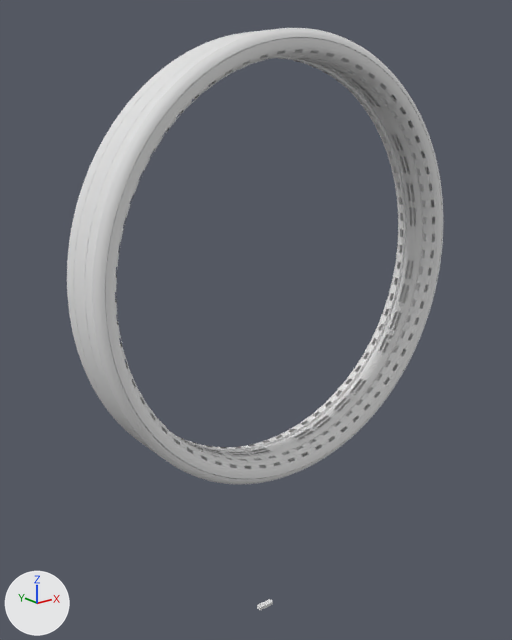
The Blender file assets/blender/comp.blend, before and after one commit.
Rendered twice from a 50 mm lens placed at (-1102.0, -1267.0, 390.0), pointed at (-37.0, 65.0, -142.0). The axes (+X, +Y, +Z) are drawn at lower left. The lights are the same throughout. The same objects are shown in both versions, whatever each file hides.

Before the edit, the objects in view are built like this:
```python
me_cylinder_003 = bpy.data.meshes.new('Cylinder.003')
me_cylinder_003.from_pydata(...)  # 613 vertices, 560 faces; spans x -204.0..0.0, y 25.0..70.0, z -533.0..-441.0
me_cylinder_003.polygons.foreach_set('use_smooth', [True] * 560)
ob_array_rotation = bpy.data.objects.new('array_rotation', None)
ob_array_rotation.location = (0.0, 0.0, 0.0)
ob_array_rotation.rotation_euler = (0.0, 0.785, 0.0)  # degrees (0, 45, 0)
ob_ring_center_segment = bpy.data.objects.new('ring_center_segment', None)
ob_ring_center_segment.location = (0.0, 0.0, -500.0)
ob_ring_center_segment.instance_type = 'COLLECTION'
ob_ring_center_segment.instance_collection = col_ring_center_segment
ob_shell_borders = bpy.data.objects.new('shell_borders', me_cylinder_003)
ob_shell_borders.location = (0.0, 0.0, 0.0)
_m = ob_shell_borders.modifiers.new('Mirror', 'MIRROR')
_m.use_axis = (True, True, False)
_m.use_clip = True
_m = ob_shell_borders.modifiers.new('Array', 'ARRAY')
_m.count = 8
_m.use_relative_offset = False
_m.use_object_offset = True
_m.offset_object = ob_array_rotation
# also in view: 'ring_center_segment.003' at (-337.0, 0.0, 337.0); 'ring_center_segment.007' at (337.0, 0.0, -337.0); 'ring_center_segment.006' at (486.0, 0.0, 0.0); 'ring_center_segment.002' at (-486.0, 0.0, 0.0); 'ring_center_segment.005' at (337.0, 0.0, 337.0)
```
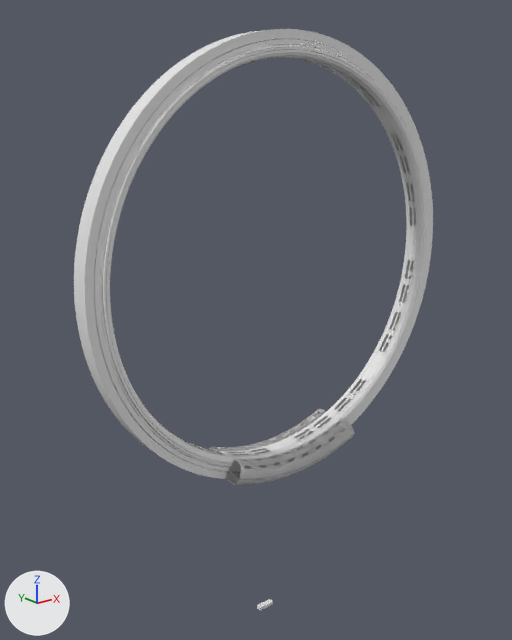
ob_array_rotation is not drawn itself; it is used by a modifier of ob_shell_borders.

The change, as a list of edits to the scene's bpy script:
```text
Remove ob_array_rotation:
    ob_array_rotation = bpy.data.objects.new('array_rotation', None)
    ob_array_rotation.location = (0.0, 0.0, 0.0)
    ob_array_rotation.rotation_euler = (0.0, 0.785, 0.0)  # degrees (0, 45, 0)
Change ob_shell_borders:
    where _m = ob_shell_borders.modifiers.new('Array', 'ARRAY')
    _m.offset_object: ob_array_rotation -> ob_gravity_cylinder
Add ob_gravity_cylinder:
    ob_gravity_cylinder = bpy.data.objects.new('gravity_cylinder', None)
    ob_gravity_cylinder.location = (0.0, 0.0, 0.0)
```

Changed parts and their boxes [x1, y1, x2, y2] in the pictures (512 x 640 px):
'shell_borders', reshaped, modifiers changed (61% narrower, 83% shorter)
    before: [67, 28, 443, 484]
    after: [209, 409, 355, 484]
'ring_center_segment.003', unchanged, uncovered by the edit
    before: [86, 45, 218, 201]
    after: [86, 45, 228, 209]
'ring_center_segment.002', unchanged, uncovered by the edit
    before: [74, 199, 110, 399]
    after: [74, 199, 132, 399]
'ring_center_segment.004', unchanged, uncovered by the edit
    before: [207, 30, 353, 76]
    after: [207, 29, 359, 76]
'ring_center_segment.001', unchanged, uncovered by the edit
    before: [101, 393, 232, 459]
    after: [101, 386, 233, 479]
